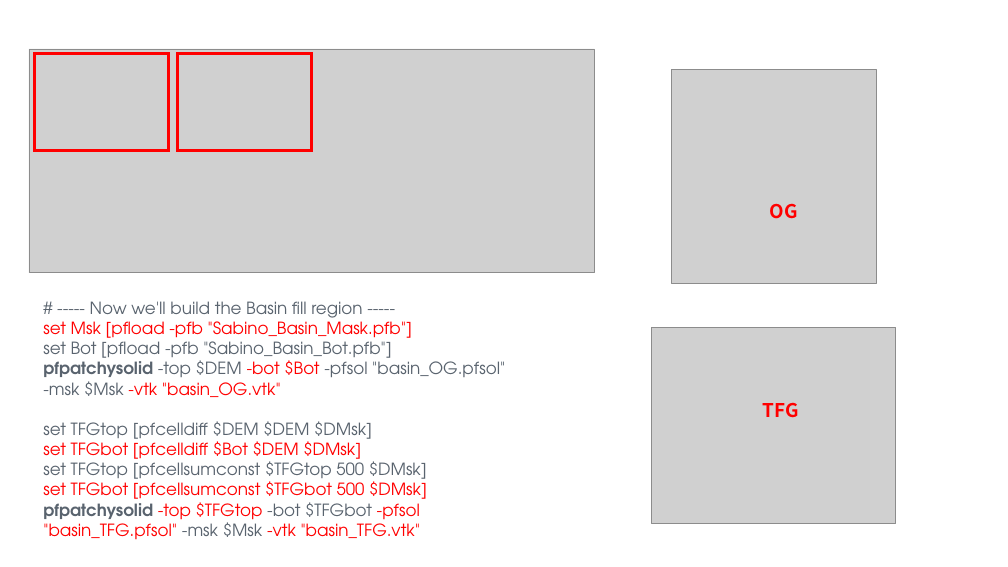
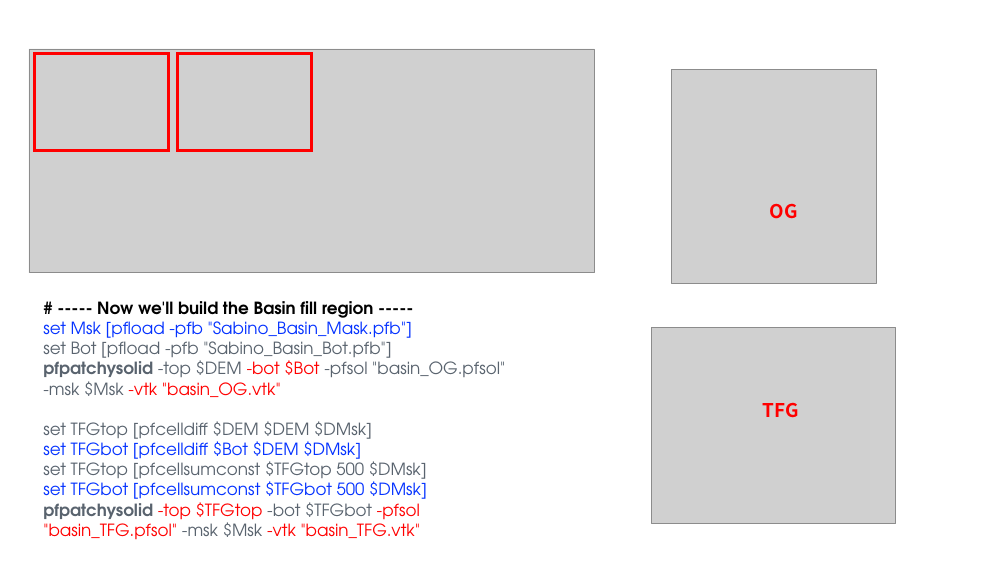
Before and after one commit to ParFlowCommunity/ParFlow-Online-Course, a slide deck: slide 10 of lectures/第6讲ParFlow中solid file的构建方法/第六讲ParFlow中solid文件的创建.pptx. Drawn at 1008x567 pixels with LibreOffice and Linux fonts; fonts in the diff are those of the drawing; grey boxes stand for pictures. Boxes give left, top, right and bottom in pixels: in the first picture for what was removed or moved away, otherwise in the second. Text is boxed around its words. In the diff, an @@ line names an element or a change of style, - is before the commit and + after.

```diff
--- a/lectures/第6讲ParFlow中solid file的构建方法/第六讲ParFlow中solid文件的创建.pptx
+++ b/lectures/第6讲ParFlow中solid file的构建方法/第六讲ParFlow中solid文件的创建.pptx
@@ text at (43,301,427,505): text colour #59636E to #000000, bold on in "# ----- Now we'll build the Basin ..."; text colour #FF0000 to #0432FF in "set Msk [pfload -pfb "Sabino_Basin_Mask.pfb"]", "set TFGbot [pfcelldiff $Bot $DEM $DMsk]", "set TFGbot [pfcellsumconst $TFGbot 500 $DMsk]" @@
```
Also in this commit, not shown: 6 other slides changed, 1 slide added, 1 slide removed.
